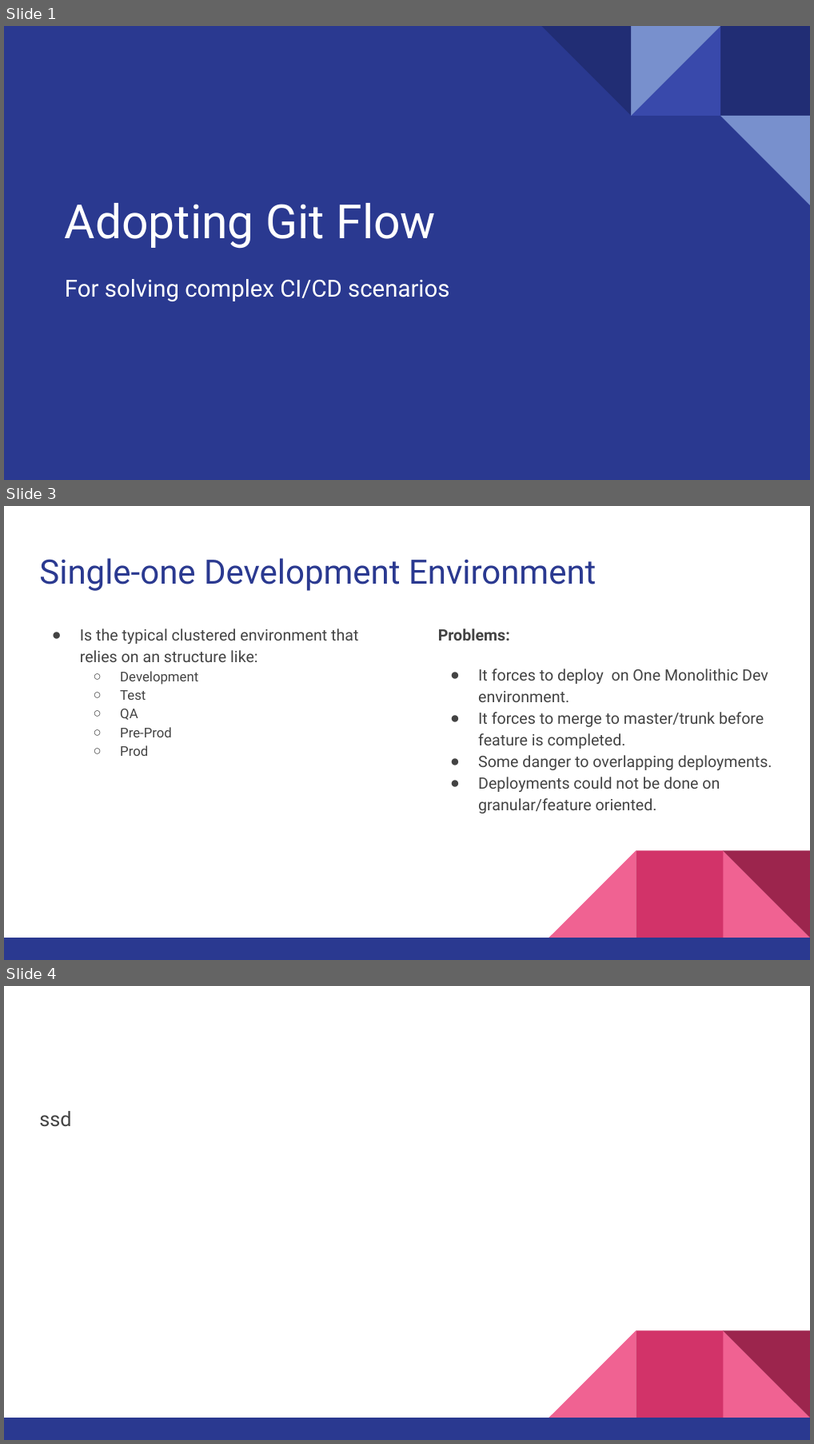
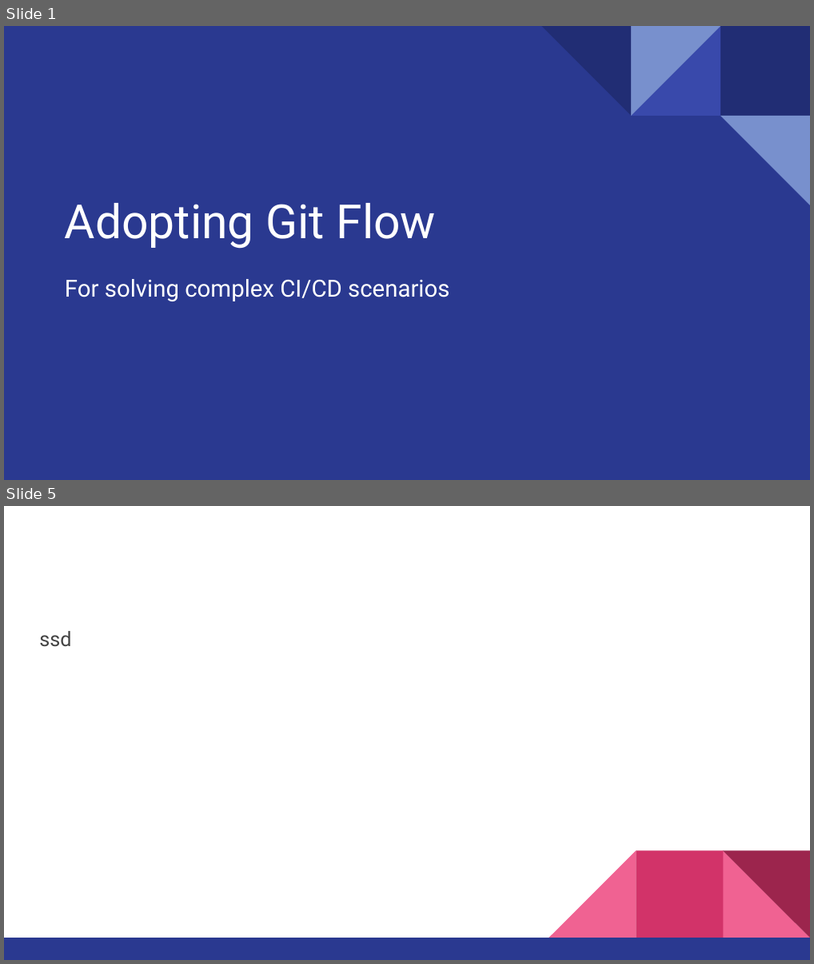
Before and after one commit to cecheverria/coupling.org, a slide deck: GitFlow useful scenarios.pptx. Shown one above the other, each under a label of ours: slides 1, 3 and 4 before the commit, slides 1 and 5 after it; the slides between them are not shown. The pictures are 814x1444 and 814x964 pixels, drawn with LibreOffice and Linux fonts; fonts in the diff are those of the drawing. Boxes give left, top, right and bottom in pixels: in the first picture for what was removed or moved away, otherwise in the second. Text is boxed around its words. In the diff, an @@ line names an element or a change of style, - is before the commit and + after.

```diff
--- a/GitFlow useful scenarios.pptx
+++ b/GitFlow useful scenarios.pptx
@@ slide 3 removed at <box>4,506,810,960</box>, background #FFFFFF; not listed: 5 template elements that a slide beside it also shows @@
@@ title removed at <box>39,558,596,591</box> @@
-Single-one Development Environment
@@ text removed at <box>80,628,358,756</box> @@
-● Is the typical clustered environment that relies on an structure like:
-  ○ Development
-  ○ Test
-  ○ QA
-  ○ Pre-Prod
-  ○ Prod
@@ text removed at <box>438,628,773,813</box> @@
-Problems:
-● It forces to deploy on One Monolithic Dev environment.
-● It forces to merge to master/trunk before feature is completed.
-● Some danger to overlapping deployments.
-● Deployments could not be done on granular/feature oriented.
@@ what was slide 4 is now slide 5 @@
```
Also in this commit, not shown: 1 slide changed, 2 slides added, 1 other slide removed, 2 other files.
